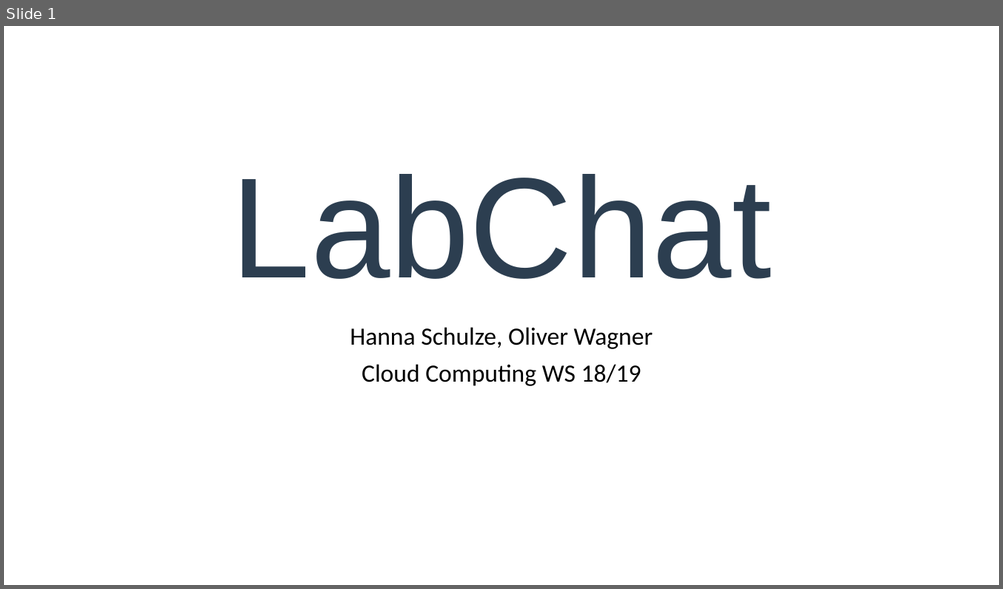
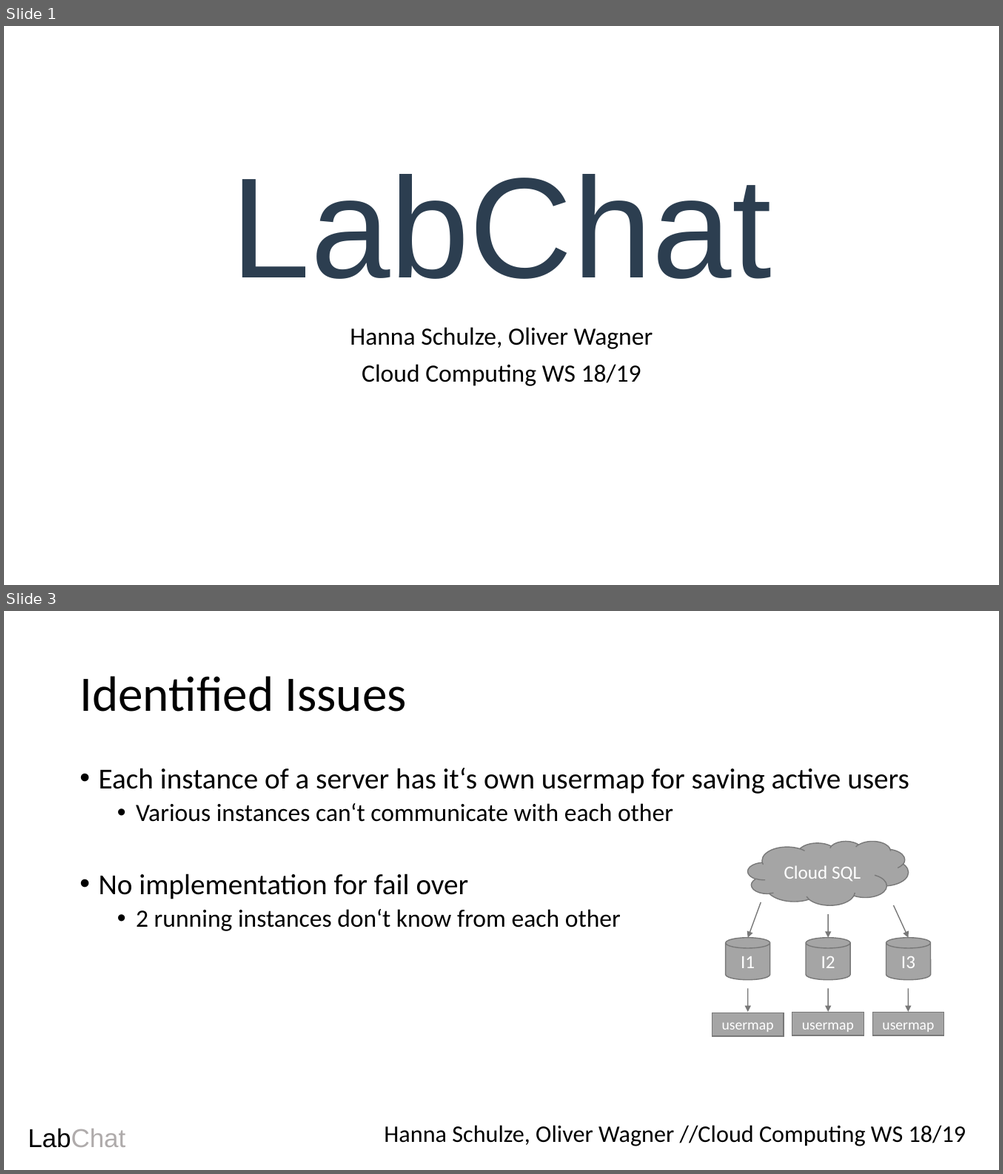
Before and after one commit to oliverwagner1989/CloudComputing_WS1718, a slide deck: Presentation LabChat - Exc 4.odp. Shown one above the other, each under a label of ours: slide 1 before the commit, slides 1 and 3 after it; the slides between them are not shown. The pictures are 1003x589 and 1003x1174 pixels, drawn with LibreOffice and Linux fonts; fonts in the diff are those of the drawing. Boxes give left, top, right and bottom in pixels: in the first picture for what was removed or moved away, otherwise in the second. Text is boxed around its words. In the diff, an @@ line names an element or a change of style, - is before the commit and + after.

```diff
--- a/Presentation LabChat - Exc 4.odp
+++ b/Presentation LabChat - Exc 4.odp
@@ slide 3 added at bbox=[4, 611, 999, 1170], background #FFFFFF @@
@@ title added at bbox=[79, 676, 406, 712], 48 pt, text #000000 @@
+Identified Issues
@@ text added at bbox=[99, 768, 909, 931], 28 pt, text #000000 @@
+• Each instance of a server has it‘s own usermap for saving active users
+  • Various instances can‘t communicate with each other
+• No implementation for fail over
+  • 2 running instances don‘t know from each other
@@ group added at bbox=[712, 842, 944, 1037]: 7 freeform shapes, 6 arrows @@
+Cloud SQL
+I2
+I3
+I1
+usermap
+usermap
+usermap
@@ text added at bbox=[28, 1128, 125, 1148], 25 pt, text #AFABAB @@
+LabChat
@@ text added at bbox=[384, 1125, 966, 1147], 23 pt, text #000000 @@
+Hanna Schulze, Oliver Wagner //Cloud Computing WS 18/19
```
Also in this commit, not shown: 2 slides changed, 2 other slides added, 4 slides removed, 2 other files.
